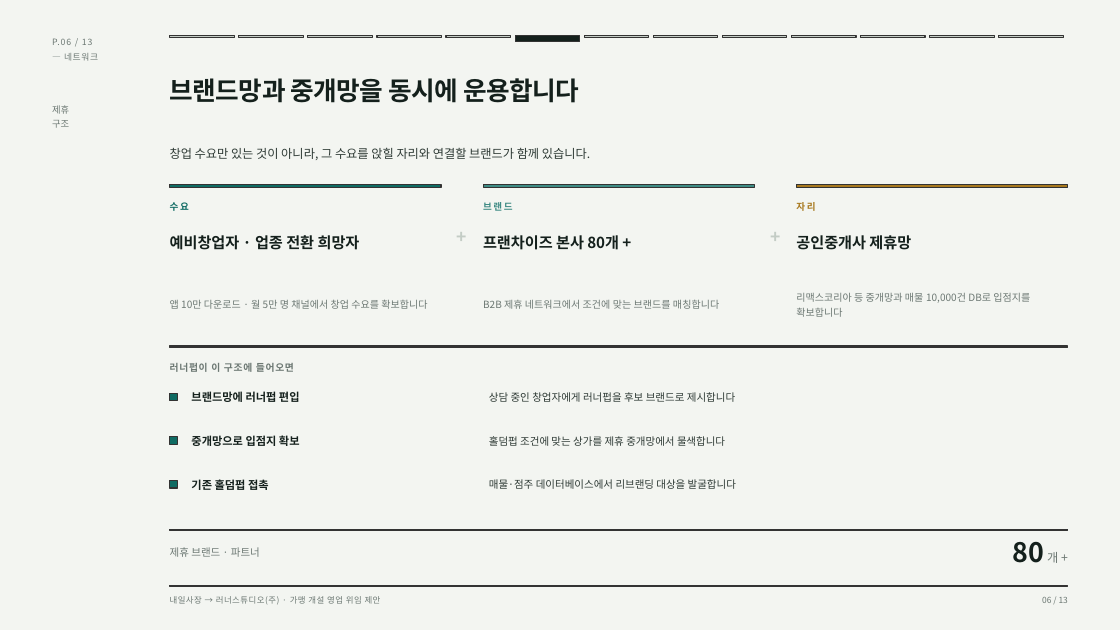
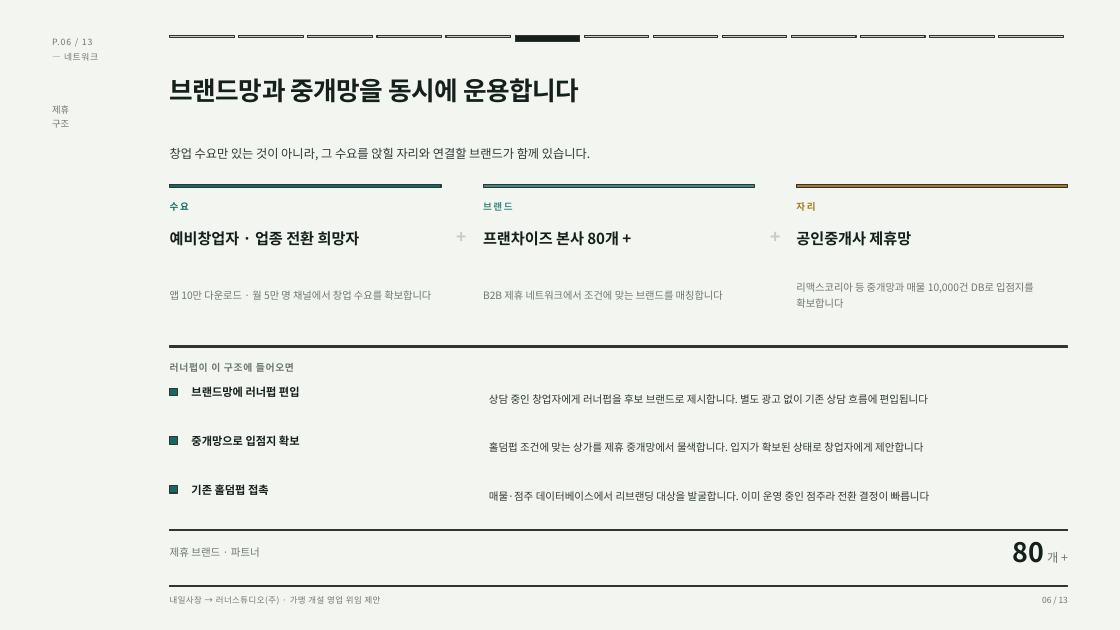
Before and after one commit to jyjzzjtube-pixel/onewillco-meeting-2026, a slide deck: slide 6 of runnerpub-proposal/러너펍_제안서_내일사장_가로_202607.pptx. Drawn at 1120x630 pixels with LibreOffice and Linux fonts; fonts in the diff are those of the drawing. Boxes give left, top, right and bottom in pixels: in the first picture for what was removed or moved away, otherwise in the second. Text is boxed around its words. In the diff, an @@ line names an element or a change of style, - is before the commit and + after.

```diff
--- a/runnerpub-proposal/러너펍_제안서_내일사장_가로_202607.pptx
+++ b/runnerpub-proposal/러너펍_제안서_내일사장_가로_202607.pptx
@@ 3 texts: place and size @@
-3 texts at (170,235,911,250)
+3 texts at (170,231,911,246)
@@ text "앱 10만 다운로드 · 월 ...": place and size @@
-text "앱 10만 다운로드 · 월 ..." at (170,300,427,309)
+text "앱 10만 다운로드 · 월 ..." at (170,290,431,300)
@@ text "B2B 제휴 네트워크에서 조건에 맞는 ...": place and size @@
-text "B2B 제휴 네트워크에서 조건에 맞는 ..." at (483,300,719,309)
+text "B2B 제휴 네트워크에서 조건에 맞는 ..." at (483,290,723,300)
@@ size 8.6 to 8.8 pt; line spacing 13pt to 13.5pt in 3 elements at (170,290,431,300), (483,290,723,300), (796,282,1034,308) @@
@@ text "리맥스코리아 등 중개망과 매물 10,000건 ...": place and size @@
-text "리맥스코리아 등 중개망과 매물 10,000건 ..." at (796,293,1030,317)
+text "리맥스코리아 등 중개망과 매물 10,000건 ..." at (796,282,1034,308)
@@ rectangle: place and size @@
-rectangle at (170,393,177,401)
+rectangle at (170,388,177,396)
@@ text "브랜드망에 러너펍 편입": place and size @@
-text "브랜드망에 러너펍 편입" at (191,391,300,402)
+text "브랜드망에 러너펍 편입" at (191,386,300,397)
@@ text at (489,394,928,404): text changed @@
-상담 중인 창업자에게 러너펍을 후보 브랜드로 제시합니다
+상담 중인 창업자에게 러너펍을 후보 브랜드로 제시합니다. 별도 광고 없이 기존 상담 흐름에 편입됩니다
@@ text at (489,442,923,452): text changed @@
-홀덤펍 조건에 맞는 상가를 제휴 중개망에서 물색합니다
+홀덤펍 조건에 맞는 상가를 제휴 중개망에서 물색합니다. 입지가 확보된 상태로 창업자에게 제안합니다
@@ text "기존 홀덤펍 접촉": place and size @@
-text "기존 홀덤펍 접촉" at (191,479,269,490)
+text "기존 홀덤펍 접촉" at (191,484,269,495)
@@ rectangle: place and size @@
-rectangle at (170,481,177,488)
+rectangle at (170,486,177,493)
@@ text at (489,491,930,501): text changed @@
-매물·점주 데이터베이스에서 리브랜딩 대상을 발굴합니다
+매물·점주 데이터베이스에서 리브랜딩 대상을 발굴합니다. 이미 운영 중인 점주라 전환 결정이 빠릅니다
```
Also in this commit, not shown: 8 other slides changed, 2 other files.
